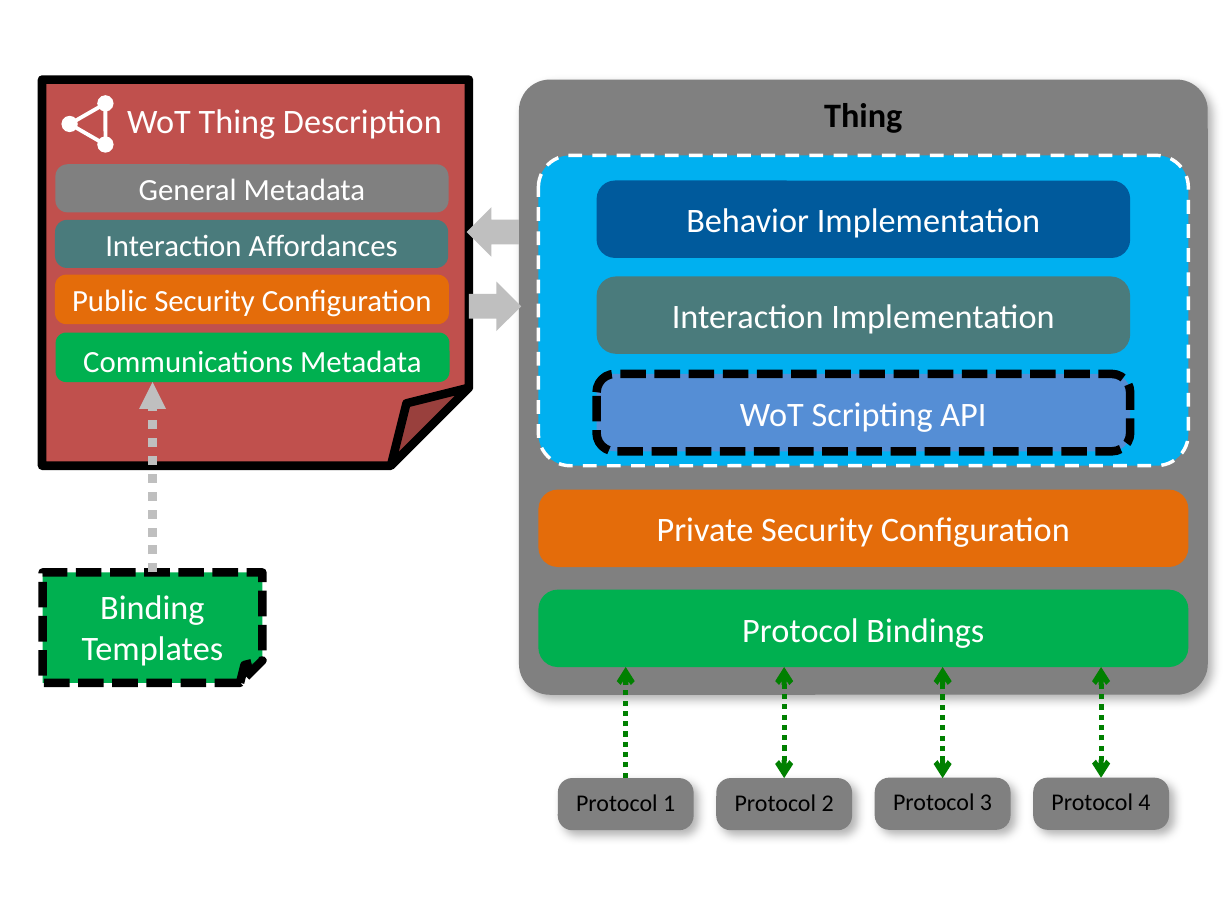
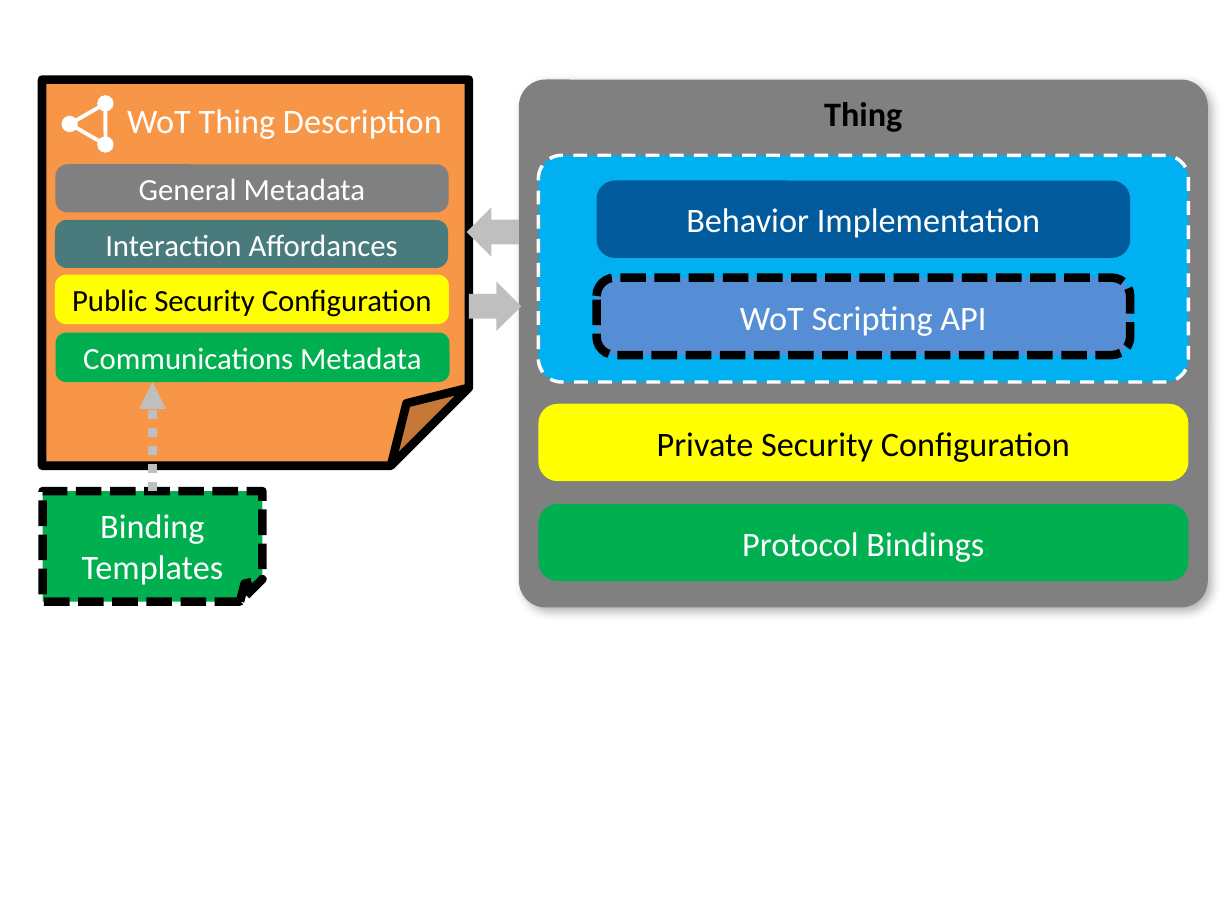
Before and after one commit to w3c/wot-architecture, a slide deck: slide 6 of images/wot-architecture-figures-new2.pptx (slide 7 before the commit). Drawn at 1232x924 pixels with LibreOffice and Linux fonts; fonts in the diff are those of the drawing. Boxes give left, top, right and bottom in pixels: in the first picture for what was removed or moved away, otherwise in the second. Text is boxed around its words. In the diff, an @@ line names an element or a change of style, - is before the commit and + after.

```diff
--- a/images/wot-architecture-figures-new2.pptx
+++ b/images/wot-architecture-figures-new2.pptx
@@ folded corner "WoT Thing Description" at [42, 80, 468, 466]: fill #C0504D to #F79646 @@
@@ rounded rectangle "Thing": place and size @@
-rounded rectangle "Thing" at [519, 80, 1207, 695]
+rounded rectangle "Thing" at [519, 80, 1207, 609]
@@ rounded rectangle: place and size @@
-rounded rectangle at [538, 155, 1189, 466]
+rounded rectangle at [538, 155, 1189, 382]
@@ rounded rectangle "Public Security Configuration" at [55, 275, 450, 324]: text colour #FFFFFF to #000000; fill #E46C0A to #FFFF00 @@
@@ rounded rectangle "WoT Scripting API": place and size @@
-rounded rectangle "WoT Scripting API" at [596, 375, 1130, 452]
+rounded rectangle "WoT Scripting API" at [596, 277, 1130, 355]
@@ rounded rectangle removed at [596, 276, 1130, 354] @@
-Interaction Implementation
@@ rounded rectangle "Communications Metadata" at [55, 333, 450, 382]: vertical alignment top to middle @@
@@ arrow moved from (153, 573) - (153, 382) to (153, 492) - (153, 382) @@
@@ rounded rectangle "Private Security Configuration" at [538, 404, 1189, 482]: text colour #FFFFFF to #000000; fill #E46C0A to #FFFF00 @@
@@ rounded rectangle "Private Security Configuration": place and size @@
-rounded rectangle "Private Security Configuration" at [538, 489, 1189, 567]
+rounded rectangle "Private Security Configuration" at [538, 404, 1189, 482]
@@ folded corner "Binding Templates": place and size @@
-folded corner "Binding Templates" at [43, 573, 262, 684]
+folded corner "Binding Templates" at [43, 492, 262, 602]
@@ rounded rectangle "Protocol Bindings": place and size @@
-rounded rectangle "Protocol Bindings" at [538, 590, 1189, 668]
+rounded rectangle "Protocol Bindings" at [538, 504, 1189, 582]
@@ group removed at [558, 667, 1169, 830]: 4 rounded rectangles, 3 double arrows, 1 arrow @@
-Protocol 2
-Protocol 4
-Protocol 1
-Protocol 3
```
Also in this commit, not shown: 6 other slides changed, 1 slide added, 4 slides removed.
